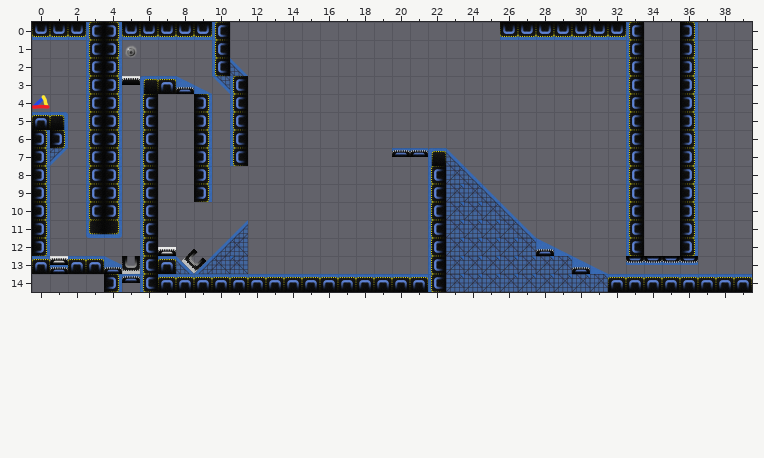
Tiled map: maps/map9.tmx. The picture above was drawn from the file before the commit.
Cells are 128x128 px. Shown: x 0..39, y 0..14.
And afterwards:
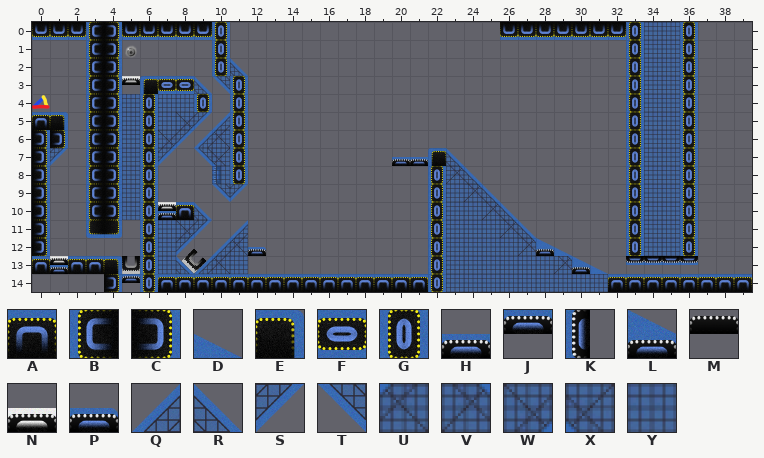
Key: from "map_tileset": A 0, B 0 turned 270, C 0 turned 90, D 2 flipped left-right, E 3, F 6, G 6 turned 270, H 16, J 17, K 17 turned 270, L 18 flipped left-right, M 20, N 21, P 25 flipped left-right, Q 38, R 38 flipped left-right, S 38 turned 180, T 38 turned 270, U 39, V 39 flipped left-right, W 39 turned 180, X 39 turned 270, Y 40.
_ is an empty cell.
Objects are placed by their top-left corner, in cells (3,4 is the top-left corner of cell 3,4); size is 1x1 cell unless given.
See-through tiles are keyed as they look on the map.
What changed:
Layer "Cannons":
changed: N at 7,12 -> N at 7,9.5
Layer "Foreground":
y 0..2: x 10 B -> G; x 33 B -> G; x 36 C -> G
y 3: x 7..9 ALD -> FFR; x 11 B -> G; x 33 B -> G; x 36 C -> G
y 4: x 6..9 B__C -> GYYG; x 11 B -> G; x 33 B -> G; x 36 C -> G
y 5: x 6..11 B__C_B -> GYWSQG; x 33 B -> G; x 36 C -> G
y 6: x 6..11 B__C_B -> GWSQUG; x 33 B -> G; x 36 C -> G
y 7: x 6..7 B_ -> GS; x 9..11 C_B -> TXG; x 20..21 JJ -> HH; x 33 B -> G; x 36 C -> G
y 8: x 6 B -> G; x 9..11 C__ -> _KG; x 22 B -> G; x 33 B -> G; x 36 C -> G
y 9: x 6 B -> G; x 9..11 C__ -> _TS; x 22..23 BV -> GY; x 33 B -> G; x 36 C -> G
y 10: x 6..9 B___ -> GHAR; x 22..24 BVV -> GYY; x 33 B -> G; x 36 C -> G
y 11: x 6..9 B___ -> GYWS; x 22..25 BVVV -> GYYY; x 33 B -> G; x 36 C -> G
y 12: x 6..8 B__ -> GYS; x 12 _ -> P; x 22..26 BVVVV -> GYYYY; x 33 B -> G; x 36 C -> G
y 13: x 4 L -> E; x 6..7 BA -> GY; x 11 U -> _; x 22..28 BVVVVVV -> GYYYYYY
y 14: x 6 B -> G; x 22..31 BVVVVVVVVV -> GYYYYYYYYY
Layer "Foreground Objects":
y 0..2: x 34..35 __ -> YY
y 3: x 5 M -> _; x 34..35 __ -> YY
y 4..7: x 5 _ -> Y; x 34..35 __ -> YY
y 8: x 5 _ -> Y; x 10 _ -> Y; x 34..35 __ -> YY
y 9..10: x 5 _ -> Y; x 34..35 __ -> YY
y 11..12: x 34..35 __ -> YY
y 13: x 11 _ -> Y
Pixel boxes of the changes (left, top, right, bottom) in both pictures:
changed: (122, 22, 266, 292)
changed: (635, 22, 689, 256)
changed: (392, 148, 608, 292)
changed: (104, 256, 122, 274)
